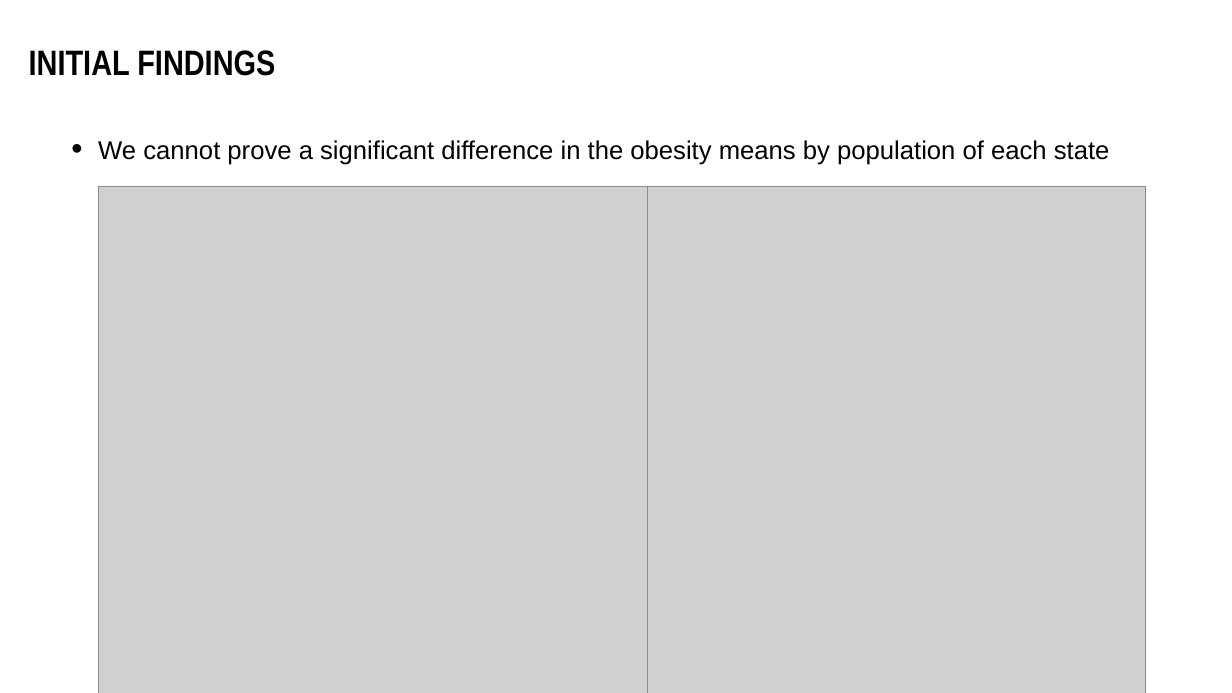
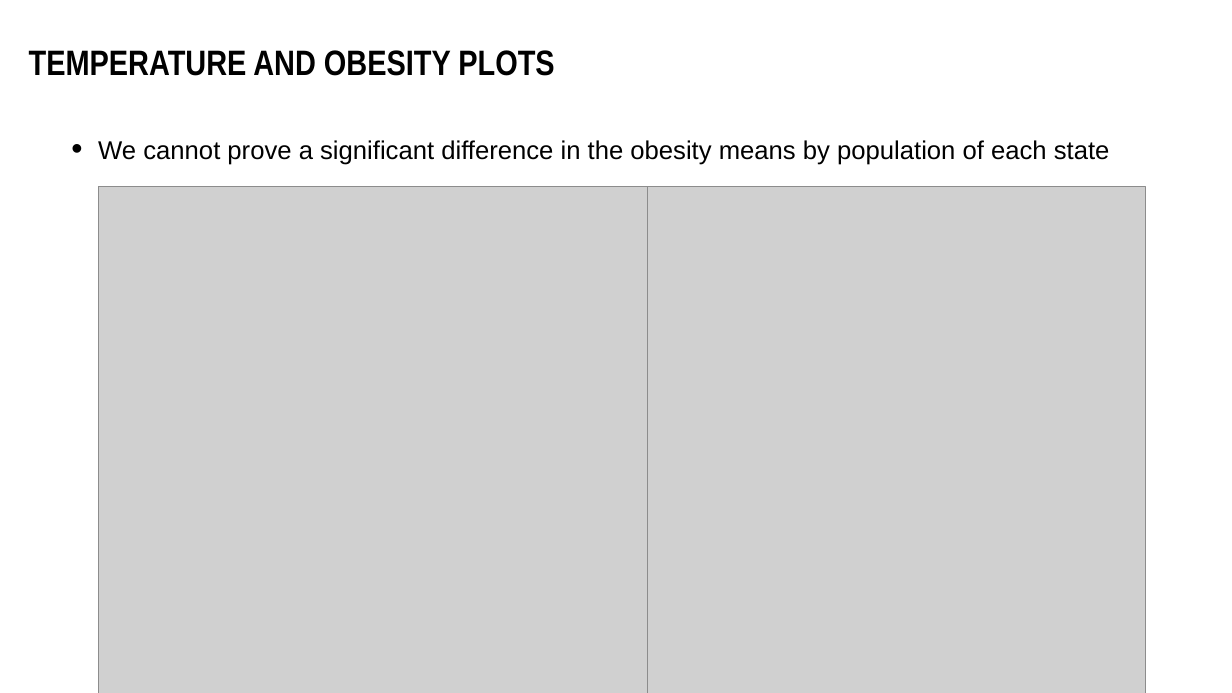
Before and after one commit to HenaVen/SMU_Pro1_Team4_repo, a slide deck: slide 14 of Project1_Group4_Obesity&Temp.pptx (slide 13 before the commit). Drawn at 1232x693 pixels with LibreOffice and Linux fonts; fonts in the diff are those of the drawing; grey boxes stand for pictures. Boxes give left, top, right and bottom in pixels: in the first picture for what was removed or moved away, otherwise in the second. Text is boxed around its words. In the diff, an @@ line names an element or a change of style, - is before the commit and + after.

Commit message:
Updated titles within presentation, added a slide about our initial correlations, and a cell showing a correlation pull for the subset of data

```diff
--- a/Project1_Group4_Obesity&Temp.pptx
+++ b/Project1_Group4_Obesity&Temp.pptx
@@ text at (29, 50, 554, 76): text changed @@
-INITIAL FINDINGS
+TEMPERATURE AND OBESITY PLOTS
```
Also in this commit, not shown: 3 other slides changed, 1 slide added, 1 other file.
